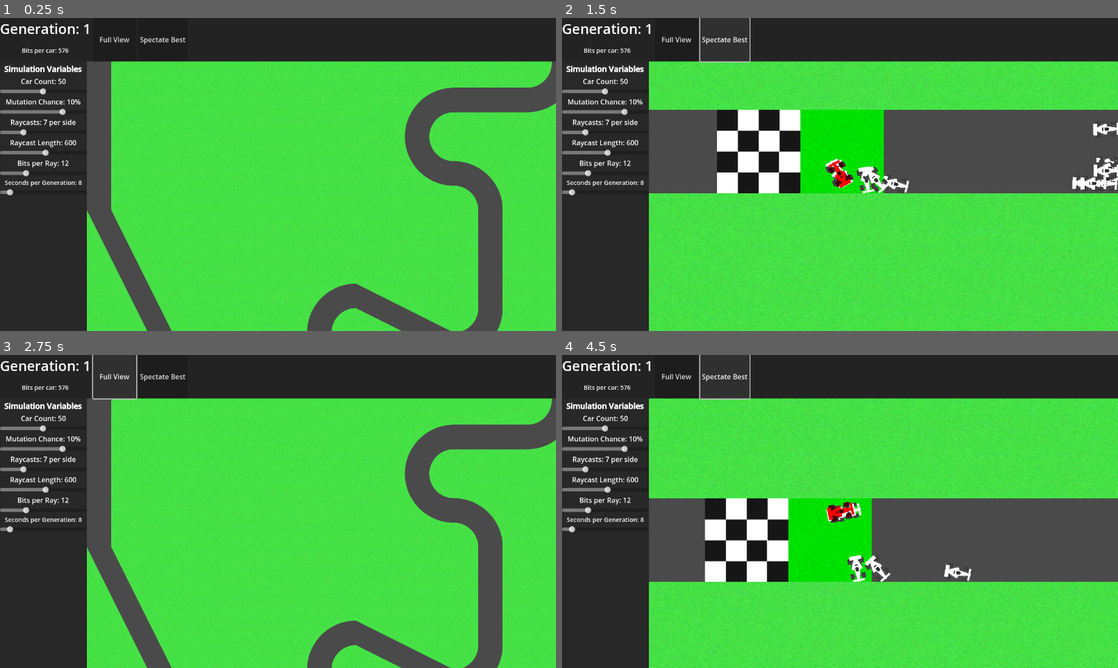
Above: before the commit, frames 1-4 (two rows, left to right).
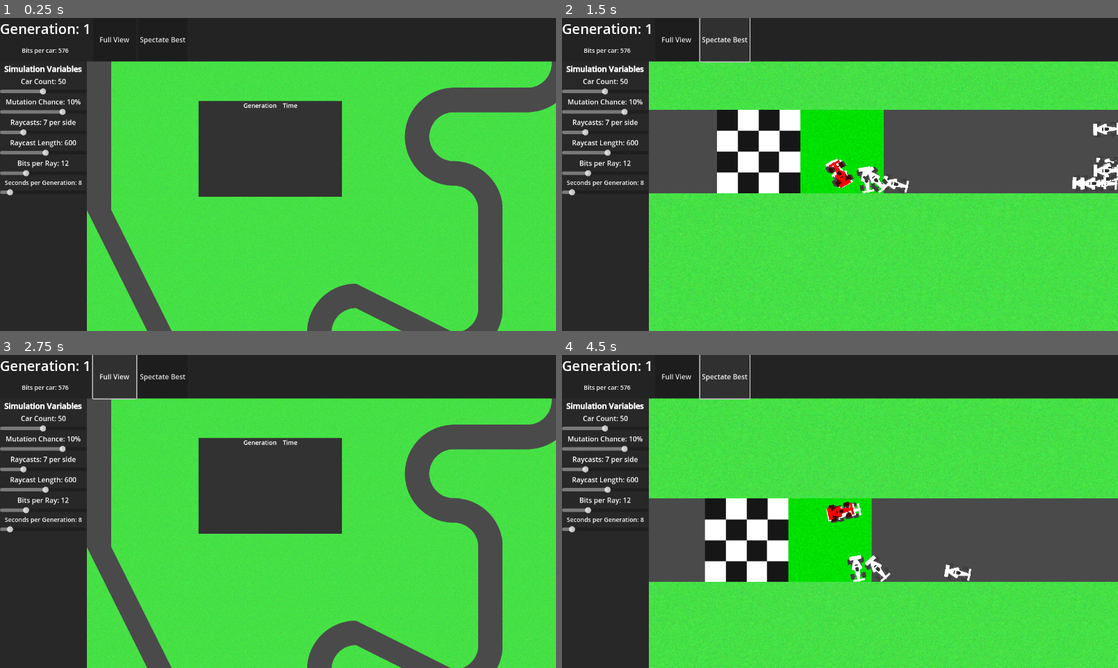
Above: after the commit, the same moments.

Repository: Seerban/Genetic-Self-Driving
Game: Godot game, scene res://Nodes/base.tscn
The game is run twice, just before and just after one commit, with the same random seed, the same clock (stepped at 60 frames per second) and the same inputs.
Inputs:
- Up to frame 1 (0.25 s): no input
- Up to frame 2 (1.5 s): click "Full View" at 0.5 s; click "Spectate Best" at 1.25 s
- Up to frame 3 (2.75 s): click "Full View" at 2 s
- Up to frame 4 (4.5 s): click "Spectate Best" at 2.75 s; click "Full View" at 3.5 s; click "Spectate Best" at 4.25 s

The runs differ from the first frame. In frame 1, 7.9% of the frame differs, in the area x 35-62%, y 26-58%; in frame 2, nothing differs; in frame 3, 7.9%; in frame 4, nothing differs.

Commit message:
Added lap timer

Diff:
--- /dev/null
+++ b/Nodes/lap_times.tscn
@@ -0,0 +1,48 @@
+[gd_scene load_steps=2 format=3 uid="uid://cihvlrmif48xd"]
+
+[ext_resource type="Script" uid="uid://bluuk3r14wc3e" path="res://Scripts/lap_times.gd" id="1_ygphm"]
+
+[node name="LapTimes" type="ColorRect"]
+custom_minimum_size = Vector2(750, 500)
+anchors_preset = 8
+anchor_left = 0.5
+anchor_top = 0.5
+anchor_right = 0.5
+anchor_bottom = 0.5
+offset_left = -375.0
+offset_top = -250.0
+offset_right = 375.0
+offset_bottom = 250.0
+grow_horizontal = 2
+grow_vertical = 2
+mouse_filter = 2
+color = Color(0.19434929, 0.19434926, 0.19434926, 1)
+script = ExtResource("1_ygphm")
+
+[node name="Scroll" type="ScrollContainer" parent="."]
+layout_mode = 1
+anchors_preset = 15
+anchor_right = 1.0
+anchor_bottom = 1.0
+grow_horizontal = 2
+grow_vertical = 2
+
+[node name="VBox" type="VBoxContainer" parent="Scroll"]
+layout_mode = 2
+size_flags_horizontal = 3
+size_flags_vertical = 3
+
+[node name="Template" type="HBoxContainer" parent="Scroll/VBox"]
+layout_mode = 2
+theme_override_constants/separation = 32
+alignment = 1
+
+[node name="Generation" type="Label" parent="Scroll/VBox/Template"]
+layout_mode = 2
+theme_override_font_sizes/font_size = 32
+text = "Generation"
+
+[node name="Time" type="Label" parent="Scroll/VBox/Template"]
+layout_mode = 2
+theme_override_font_sizes/font_size = 32
+text = "Time"
--- a/Nodes/track.tscn
+++ b/Nodes/track.tscn
@@ -85,6 +85,7 @@
 2:2/0/modulate = Color(0, 1, 0, 1)
 2:3/0 = 0
 2:3/0/physics_layer_0/polygon_0/points = PackedVector2Array(16.56932, -64, 64, -64, 64, 64, 17.67395, 64)
+2:4/0 = 0
 
 [sub_resource type="TileSet" id="TileSet_1e00i"]
 tile_size = Vector2i(128, 128)
@@ -93,6 +94,6 @@
 
 [node name="Track" type="TileMapLayer" groups=["Track"]]
 scale = Vector2(2, 2)
-tile_map_data = PackedByteArray("AAADAAAAAAAAAAAAAAAEAAAAAAA …(4360 unchanged characters)… HAAMAAAAAAAEAAAAHAAQAAAAAAAEAAAAHAAUAAAAAAAEAAAAHAAYAAAAAAAEAAAAHAAcAAAAAAAEAAAAHAAg …(10767 unchanged characters)…
+tile_map_data = PackedByteArray("AAADAAAAAAAAAAAAAAAEAAAAAAA …(4360 unchanged characters)… HAAMAAAAAAAEAAAAHAAQAAAAAAAEAAAAHAAUAAAACAAQAAAAHAAYAAAAAAAEAAAAHAAcAAAAAAAEAAAAHAAg …(10767 unchanged characters)…
 tile_set = SubResource("TileSet_1e00i")
 script = ExtResource("2_x6sia")
--- a/Scripts/base.gd
+++ b/Scripts/base.gd
@@ -64,9 +64,16 @@
 
 func next_gen(car : Car = null) -> void:
 	initializing = true
+	# add time to time board
+	if car: track.add_time(generation, timer)
+	else: track.add_time(generation, -1)
+
+	# advance generation
 	timer = 0
 	generation += 1
 	get_node("UI/TopUI/GenerationData/Generation").text = "Generation: " + str(generation)
+
+	#check if there is winner otherwise use furthest driven
 	if car == null:
 		best_car = select_best()
 	else:
--- a/Scripts/car.gd
+++ b/Scripts/car.gd
@@ -108,6 +108,6 @@
 		velocity = get_last_slide_collision().get_normal() * velocity.length() * 0.3
 		penalty_remaining = 3 # Crashing penalty
 
-	if track.local_to_map(position/2) == track.end_pos:
+	if track.local_to_map(position/2) == track.end_cell:
 		if not base.initializing:
 			base.next_gen(self)
--- /dev/null
+++ b/Scripts/lap_times.gd
@@ -0,0 +1,14 @@
+extends ColorRect
+class_name LapTimer
+
+@onready var template = $Scroll/VBox/Template
+@onready var vbox = $Scroll/VBox
+
+func add_time(gen, secs):
+	var temp = template.duplicate()
+	temp.get_child(0).text = str(gen)
+	temp.get_child(1).text = str(int(secs)) + "." + str(int( secs * 1000) % 1000)
+	if secs < 0: temp.get_child(1).text = "DNF"
+
+	vbox.add_child(temp)
+	vbox.move_child(temp, 1)
--- a/Scripts/track.gd
+++ b/Scripts/track.gd
@@ -1,10 +1,23 @@
 extends TileMapLayer
 
-@export var start_pos : Vector2i
-@export var end_pos : Vector2i
+@export var start_pos : Vector2
+@export var clock_pos : Vector2
+@export var end_cell : Vector2i
 @export var start_cell : Vector2i
+
+@onready var timer
 
 func _ready() -> void:
 	start_pos = map_to_local(get_used_cells_by_id(0, Vector2i(2, 2) )[0] )
-	end_pos = get_used_cells_by_id(0, Vector2i(2, 3) )[0]
+	clock_pos = map_to_local(get_used_cells_by_id(0, Vector2i(2, 4))[0] )
+	end_cell = get_used_cells_by_id(0, Vector2i(2, 3) )[0]
 	start_cell = get_used_cells_by_id( 0, Vector2i(2, 2) )[0]
+
+	timer = load("res://Nodes/lap_times.tscn").instantiate() as Control
+	timer.position = Vector2(clock_pos.x - timer.size.x / 2, clock_pos.y - timer.size.y / 2)
+	add_child(timer)
+
+# -1 time for DNF
+func add_time(gen, time):
+	print("Addingg time", gen, ' ', time)
+	timer.add_time(gen, time)
Not shown: 1 places in Nodes/track.tscn that only renumber resources
Not shown, added: Scripts/lap_times.gd.uid
Binary file changed: Sprites/TrackTileMap.png
Not shown, changed: Sprites/TrackTileMap.png.import
